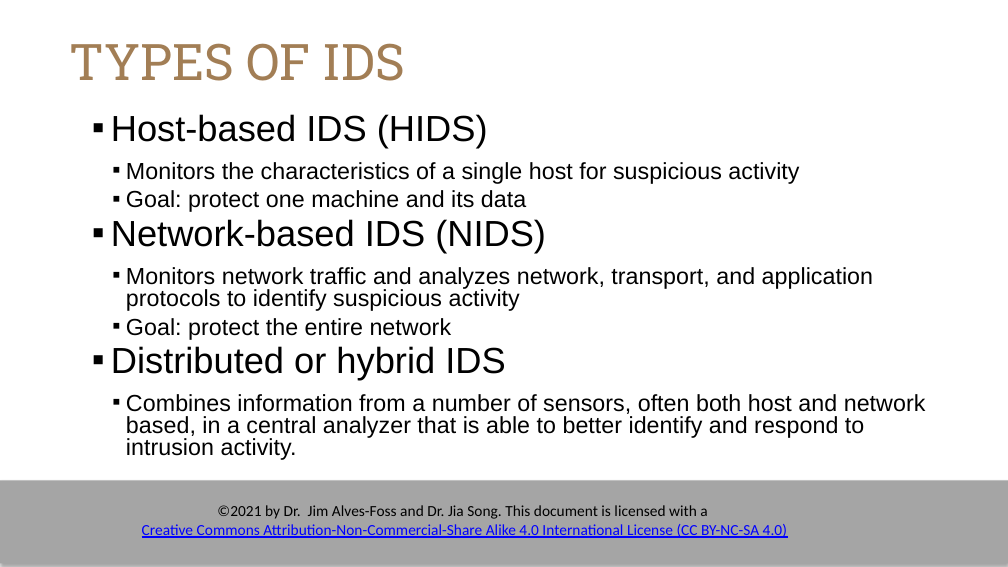
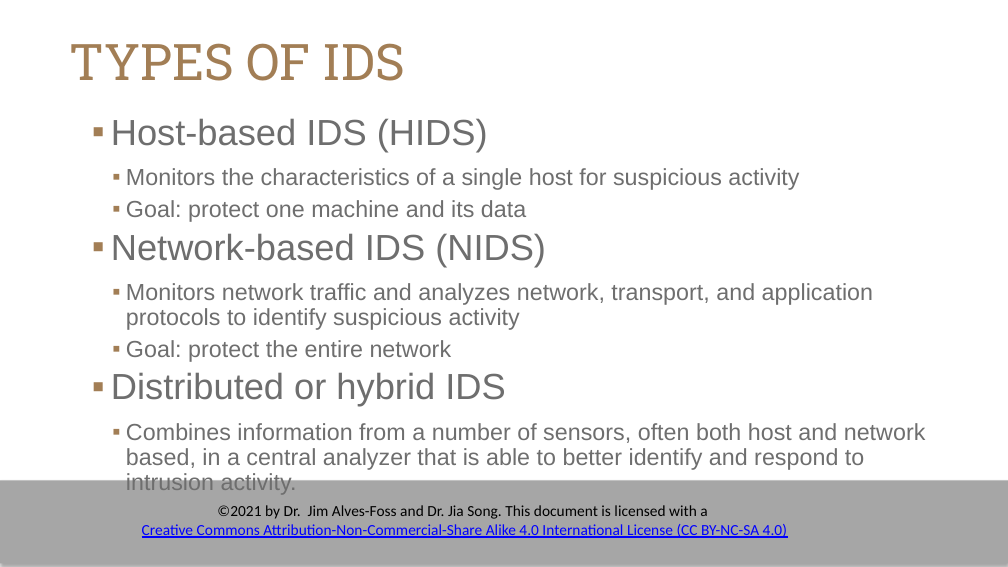
Before and after one commit to timburr1/timburr1.github.io, a slide deck: slide 14 of papers/CYB110/Module 4 - Auditing Accountability.pptx. Drawn at 1008x567 pixels with LibreOffice and Linux fonts; fonts in the diff are those of the drawing; background and template pictures are left out. Boxes give left, top, right and bottom in pixels: in the first picture for what was removed or moved away, otherwise in the second. Text is boxed around its words. In the diff, an @@ line names an element or a change of style, - is before the commit and + after.

```diff
--- a/papers/CYB110/Module 4 - Auditing Accountability.pptx
+++ b/papers/CYB110/Module 4 - Auditing Accountability.pptx
@@ text "Host-based IDS (HIDS)" at (111, 118, 926, 495): text colour #000000 to #6E6E6E; line spacing 0.8 to 0.9; more space between paragraphs; bullet colour #000000 to #A27E55; less space between paragraphs @@
@@ rectangle at (0, 480, 1008, 562): fill #A5A5A5 to #A6A6A6 @@
```
Also in this commit, not shown: 14 other slides changed, 11 other files.
